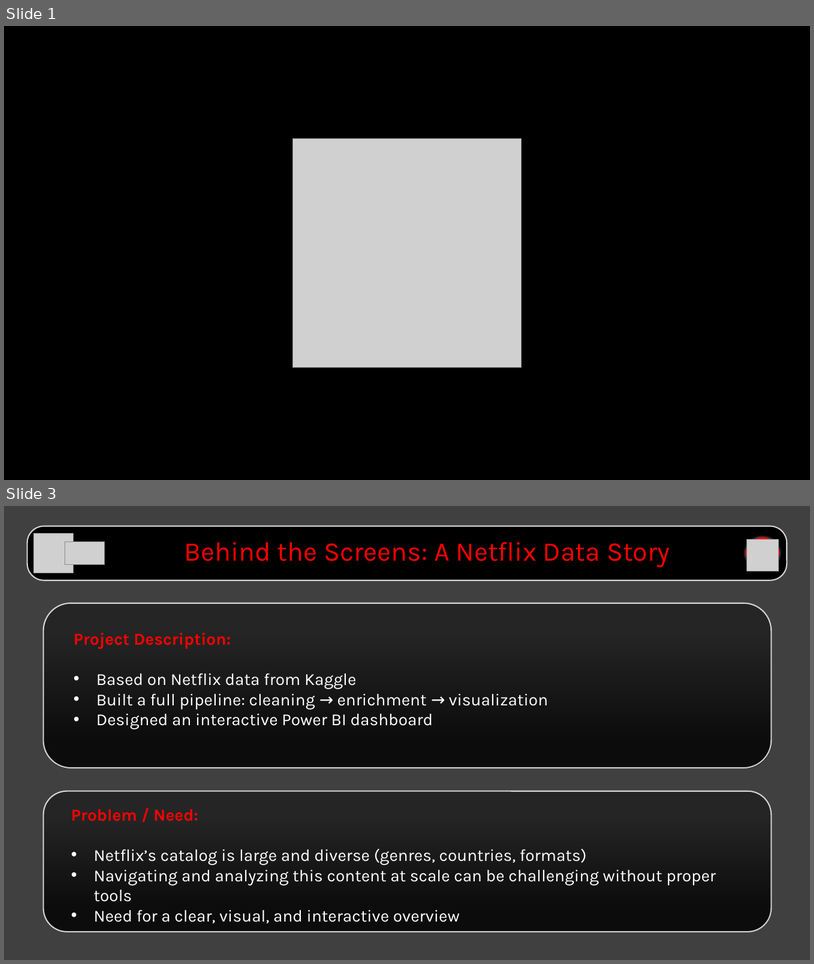
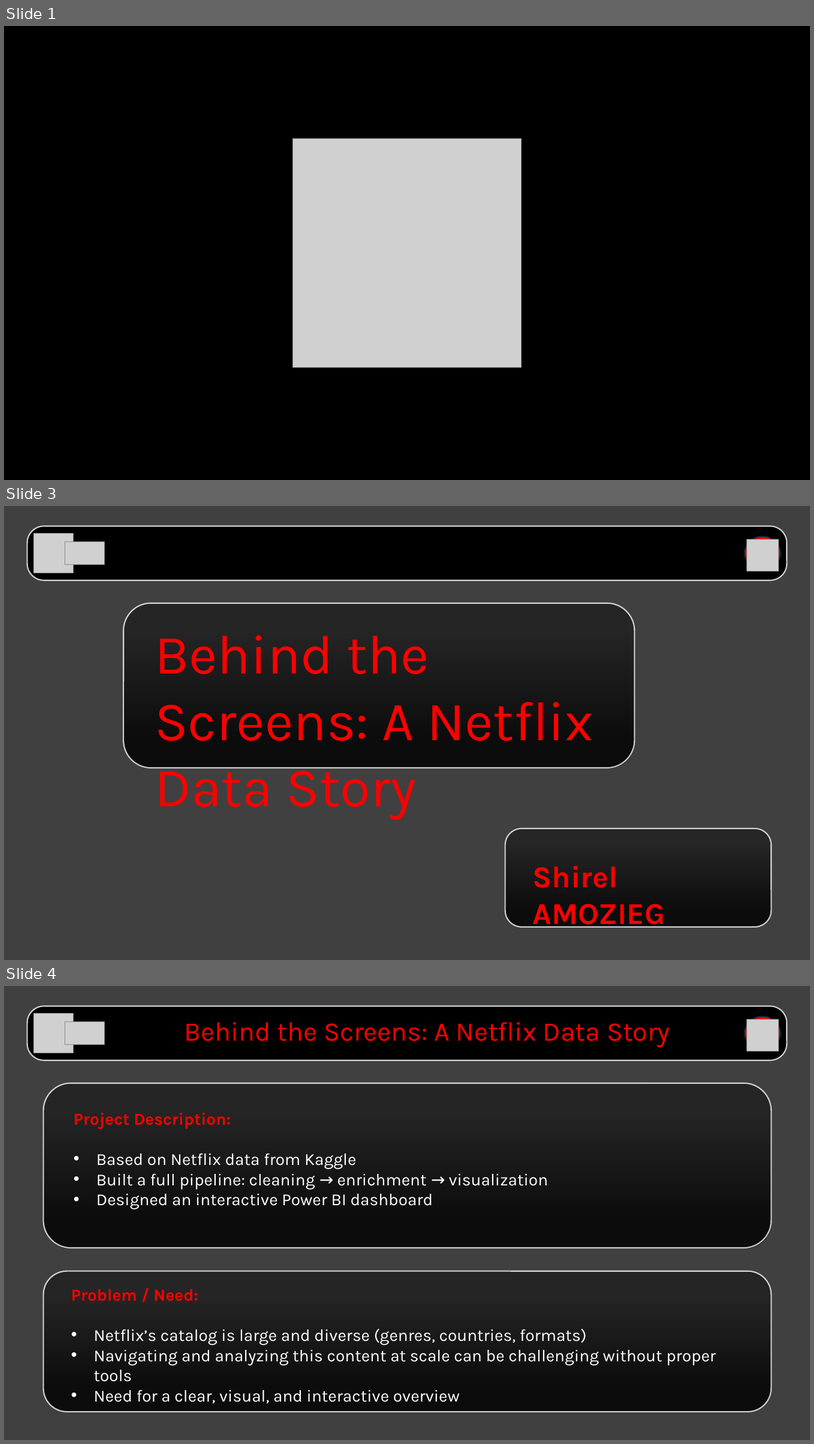
Before and after one commit to Shirel25/Netflix-Dashboard-Analysis, a slide deck: 6_presentation/Presentation/Presentation.pptx. Shown one above the other, each under a label of ours: slides 1 and 3 before the commit, slides 1, 3 and 4 after it; the slides between them are not shown. The pictures are 814x964 and 814x1444 pixels, drawn with LibreOffice and Linux fonts; fonts in the diff are those of the drawing; grey boxes stand for pictures; background and template pictures are left out. Boxes give left, top, right and bottom in pixels: in the first picture for what was removed or moved away, otherwise in the second. Text is boxed around its words. In the diff, an @@ line names an element or a change of style, - is before the commit and + after.

Commit message:
update

```diff
--- a/6_presentation/Presentation/Presentation.pptx
+++ b/6_presentation/Presentation/Presentation.pptx
@@ slide 3 added at (4, 506, 810, 960), background picture (left out) @@
@@ rounded rectangle added at (27, 526, 788, 580), fill #000000, outline #FFFFFF 1.5 pt @@
@@ picture added at (33, 533, 73, 573) @@
@@ picture added at (65, 541, 104, 564) @@
@@ ellipse added at (745, 536, 781, 570), fill #FF0000, outline #092A39 1.5 pt @@
@@ picture added at (747, 539, 780, 571) @@
@@ rounded rectangle added at (124, 603, 635, 768), fill gradient #000000, outline #FFFFFF 1.5 pt @@
@@ text added at (155, 635, 594, 819), 66 pt, text #FF0000 @@
+Behind the Screens: A Netflix Data Story
@@ rounded rectangle added at (506, 828, 771, 927), fill gradient #000000, outline #FFFFFF 1.5 pt @@
@@ text added at (533, 865, 666, 931), 36 pt, text #FF0000, bold @@
+Shirel AMOZIEG
@@ what was slide 3 is now slide 4 @@
```
